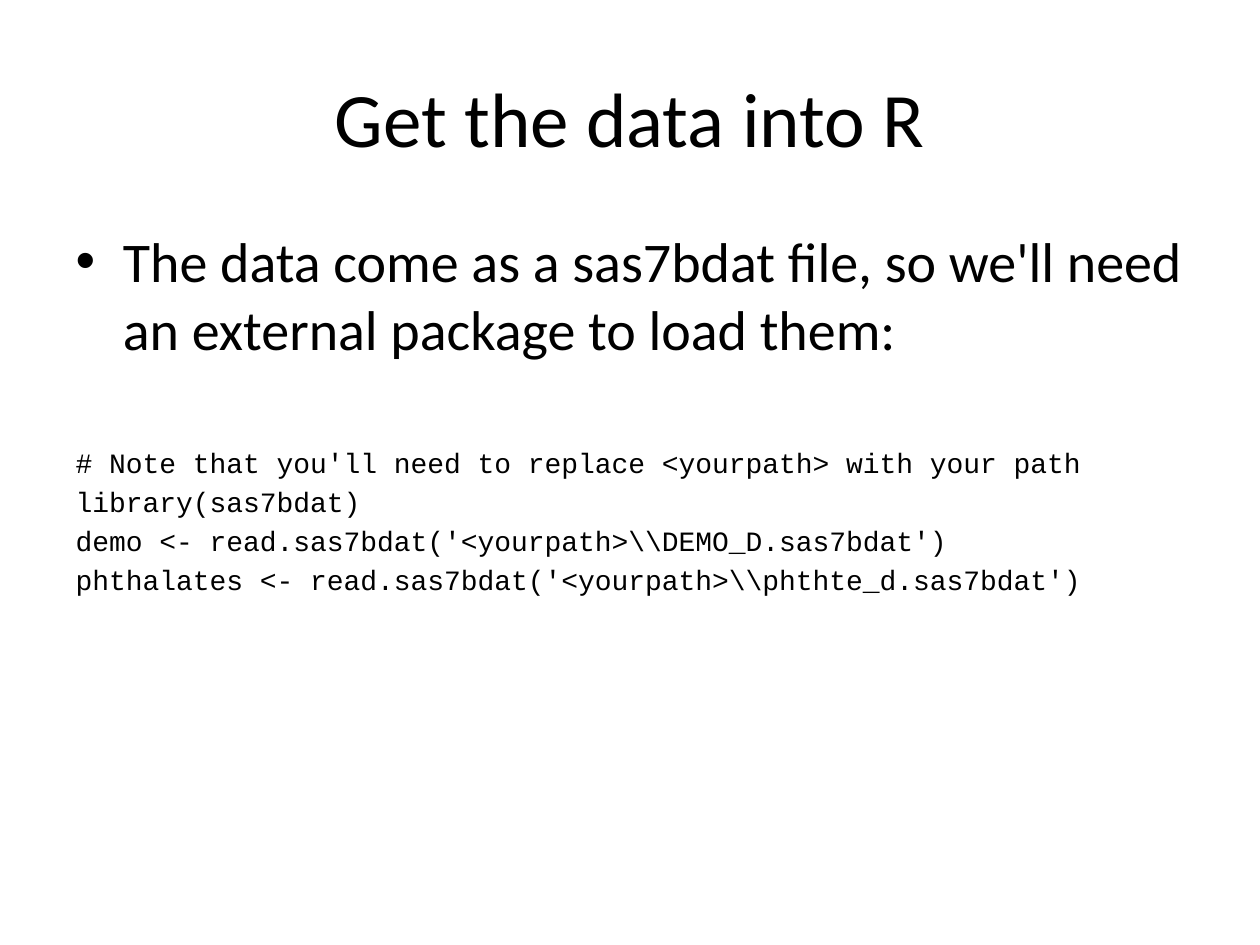
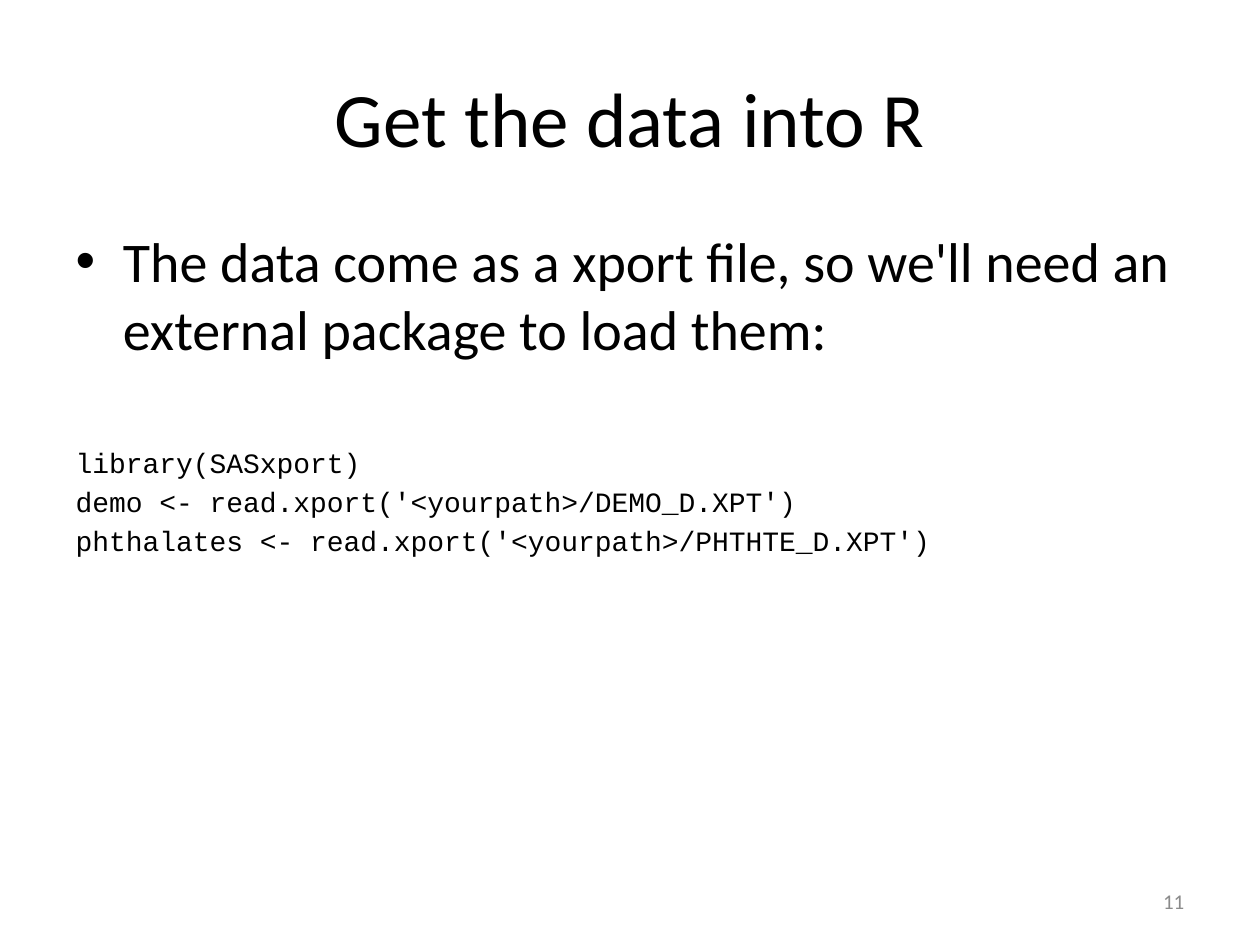
Before and after one commit to smooney27/RWorkshopSER2018, a slide deck: slide 11 of RWorkshopPart4-CaseStudy.pptx (slide 14 before the commit). Drawn at 1260x945 pixels with LibreOffice and Linux fonts; fonts in the diff are those of the drawing. Boxes give left, top, right and bottom in pixels: in the first picture for what was removed or moved away, otherwise in the second. Text is boxed around its words. In the diff, an @@ line names an element or a change of style, - is before the commit and + after.

```diff
--- a/RWorkshopPart4-CaseStudy.pptx
+++ b/RWorkshopPart4-CaseStudy.pptx
@@ text at (76,243,1169,557): text changed @@
-• The data come as a sas7bdat file, so we'll need an external package to load them:
-# Note that you'll need to replace <yourpath> with your path
-library(sas7bdat)
-demo <- read.sas7bdat('<yourpath>\\DEMO_D.sas7bdat')
-phthalates <- read.sas7bdat('<yourpath>\\phthte_d.sas7bdat')
+• The data come as a xport file, so we'll need an external package to load them:
+library(SASxport)
+demo <- read.xport('<yourpath>/DEMO_D.XPT')
+phthalates <- read.xport('<yourpath>/PHTHTE_D.XPT')
@@ page number added at (1163,895,1184,909), 12 pt, text #8C8C8C @@
+11
```
Also in this commit, not shown: 25 other slides changed, 1 slide added, 4 slides removed, 13 other files.
